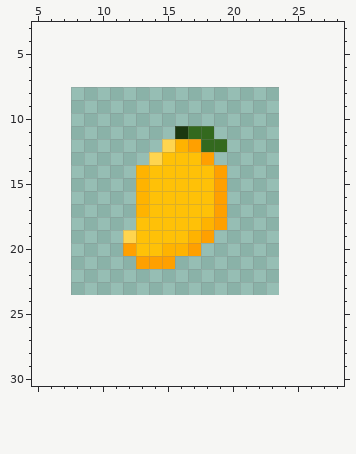
Two states of a pixel-art file, assets/sprites/models/farm-produce/maangaa.aseprite. This is how it looked before the edit.
16x16 pixels, 1 frame. Shown: x 5..28, y 3..30. The old version is drawn lined up with the new one, on the new canvas.
New version:
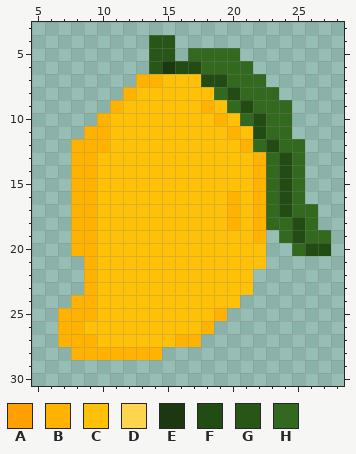
Palette (. is transparent): A #ffa000  B #ffb300  C #ffc107  D #ffd54f  E #1b3810  F #234b14  G #285617  H #33691e
From old to new:
canvas 16x16 -> 32x32, the old top-left corner now at 8,8
@@ x 5..28 @@
  3 ........................
- 4 ........................
- 5 ........................
- 6 ........................
- 7 ........................
- 8 ........................
- 9 ........................
-10 ........................
-11 ...........EHH..........
-12 ..........DBAHH.........
-13 .........DCCCA..........
-14 ........BCCCCCA.........
-15 ........BCCCCCA.........
-16 ........BCCCCCA.........
-17 ........BCCCCCA.........
-18 ........CCCCCBA.........
-19 .......DCCCCBA..........
-20 .......ACCBBA...........
-21 ........AAA.............
-22 ........................
-23 ........................
-24 ........................
-25 ........................
-26 ........................
-27 ........................
-28 ........................
+ 4 .........GG.............
+ 5 .........GG.HHHH........
+ 6 .........GEFFHHHH.......
+ 7 ........BBCCCFFHHH......
+ 8 .......BCCCCCCHFHHH.....
+ 9 ......BCCCCCCBCHFHHH....
+10 .....BCCCCCCCCBCHFHH....
+11 ....BBCCCCCCCCCBCFHH....
+12 ...BBBCCCCCCCCCCBHFHH...
+13 ...BBCCCCCCCCCCCCBHFH...
+14 ...BBCCCCCCCCCCCCBHFH...
+15 ...BBCCCCCCCCCCCCBHFH...
+16 ...BBCCCCCCCCCCBCBHFH...
+17 ...BBCCCCCCCCCCBCBHFHH..
+18 ...BBCCCCCCCCCCBCBHHFH..
+19 ...BBCCCCCCCCCCCCB.HFHH.
+20 ...BBCCCCCCCCCCCCC..HFF.
+21 ....BCCCCCCCCCCCCC......
+22 ....BCCCCCCCCCCCC.......
+23 ....BCCCCCCCCCCCC.......
+24 ...BBCCCCCCCCCCC........
+25 ..BBBCCCCCCCCCB.........
+26 ..BBCCCCCCCCCB..........
+27 ..BBBCCCCCCBB...........
+28 ...BBBBBBB..............
 29 ........................
Boxes around the changes in both pictures, in picture pixels (x1, y1, x2, y2):
changed: (58, 35, 331, 360)
